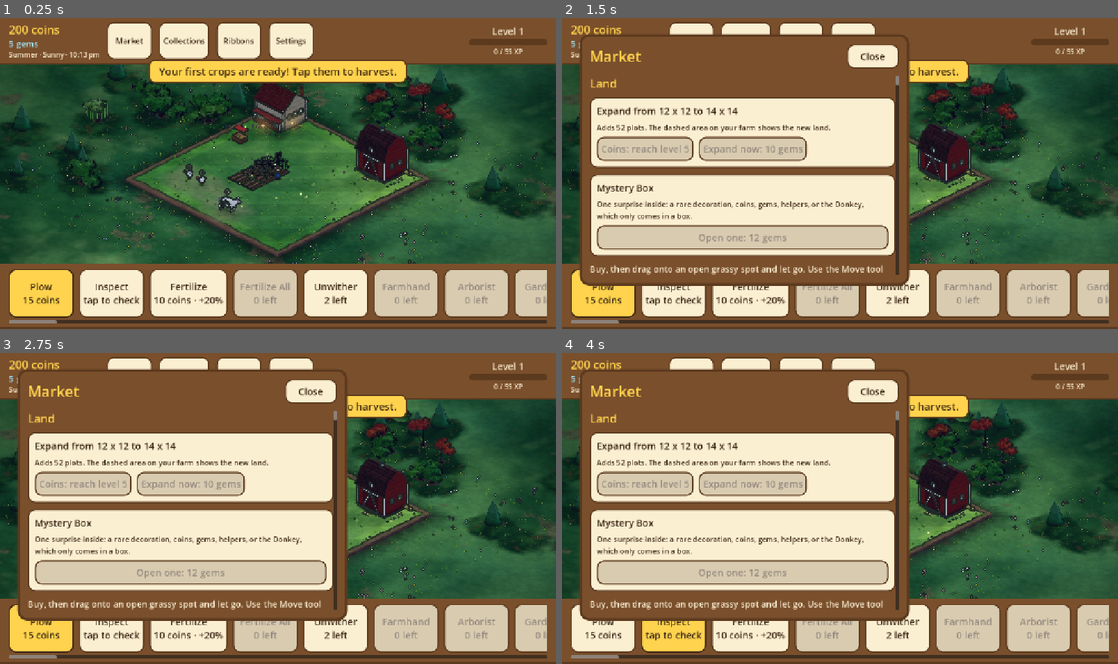
Above: before the commit, frames 1-4 (two rows, left to right).
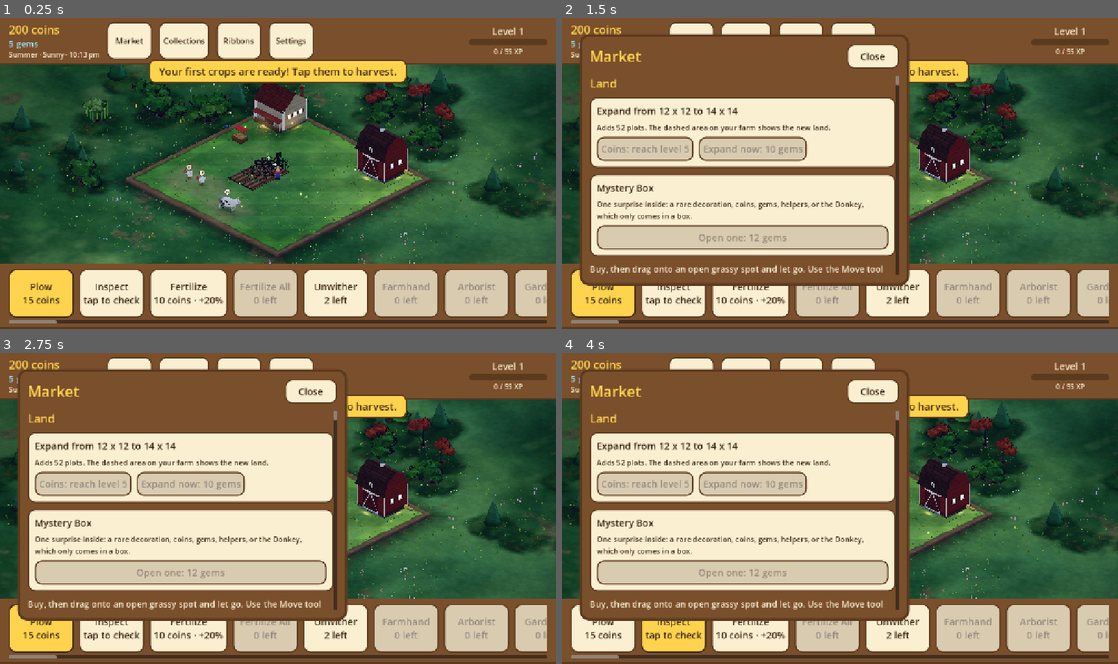
Above: after the commit, the same moments.

Repository: aniket-patra-1998/farm-game
Game: Godot game, scene res://scenes/main.tscn
The game is run twice, just before and just after one commit, with the same random seed, the same clock (stepped at 60 frames per second) and the same inputs.
Inputs:
- Up to frame 1 (0.25 s): no input
- Up to frame 2 (1.5 s): click "Market" at 0.5 s; click "Collections" at 1.25 s
- Up to frame 3 (2.75 s): click "Ribbons" at 2 s
- Up to frame 4 (4 s): click "Plow 15 coins" at 2.75 s; click "Inspect tap to check" at 3.5 s

The runs differ from the first frame. In frame 1, 2.1% of the frame differs, in the area x 1-98%, y 18-80%; in frame 2, 0.7%; in frame 3, 0.7%; in frame 4, 0.7%.

Commit message:
Ink outline off again (kept as a switch); the richer colour stays
Co-Authored-By: Claude Sonnet 5.5 <noreply@anthropic.com>
Claude-Session: https://claude.ai/code/session_014fNSr1LTa4ZmUtF6K6voar

Diff:
--- a/scripts/main.gd
+++ b/scripts/main.gd
@@ -5,7 +5,7 @@
 ## Touch: pinch to zoom, two-finger drag to move, or one-finger drag with the Hand tool.
 ## Mouse: wheel to zoom, right- or middle-drag to move. Trackpad gestures also work.
 
-const INK := 0.9   # the dark outline drawn round things (grade.gdshader), 0 off: FarmVille's inked look
+const INK := 0.0   # the dark outline drawn round things (grade.gdshader), 0 off: FarmVille's inked look
 const INK_FROM := 0.22    # how small a jump in light or colour is an edge (lower: more lines)
 const INK_REACH := 1.0    # how many pixels out it looks, so how thick the line is
 const DAY_SATURATION := 1.32   # FarmVille's colour is rich: the daytime grade
